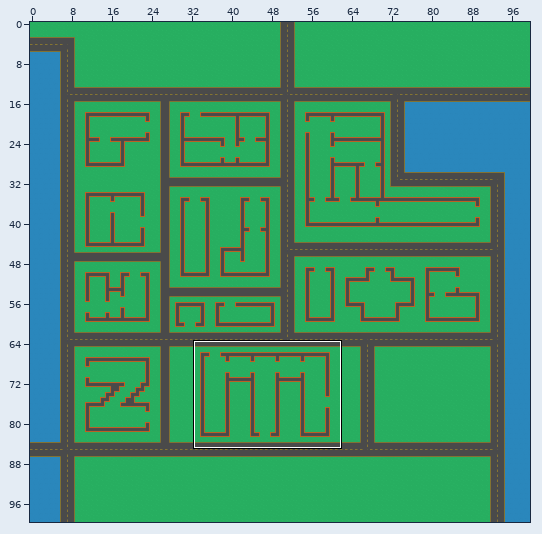
Tiled map -- maps/00.tmx. Above, an overview of the earlier version with the close-up marked.
Close-up. Before the commit:
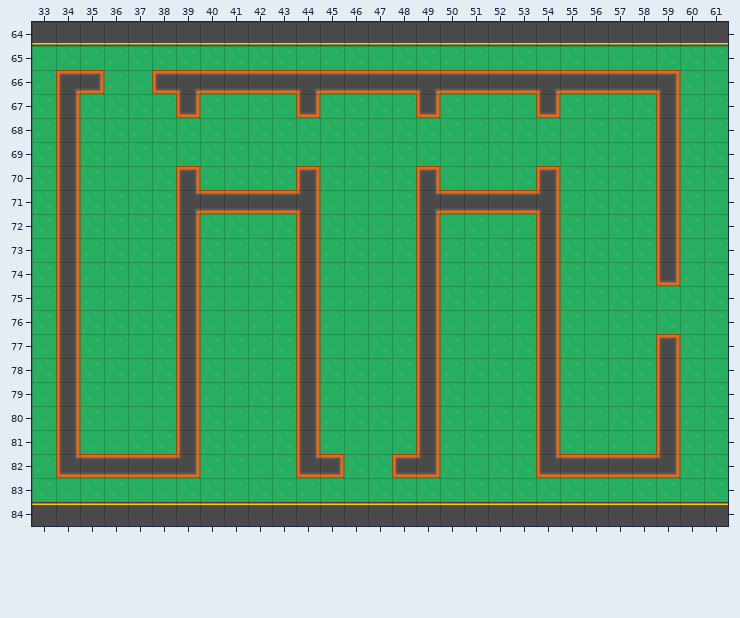
Cells are 64x64 px. Shown: x 33..61, y 64..84. The commit also changed other parts of the map, which this record leaves out.
Once edited:
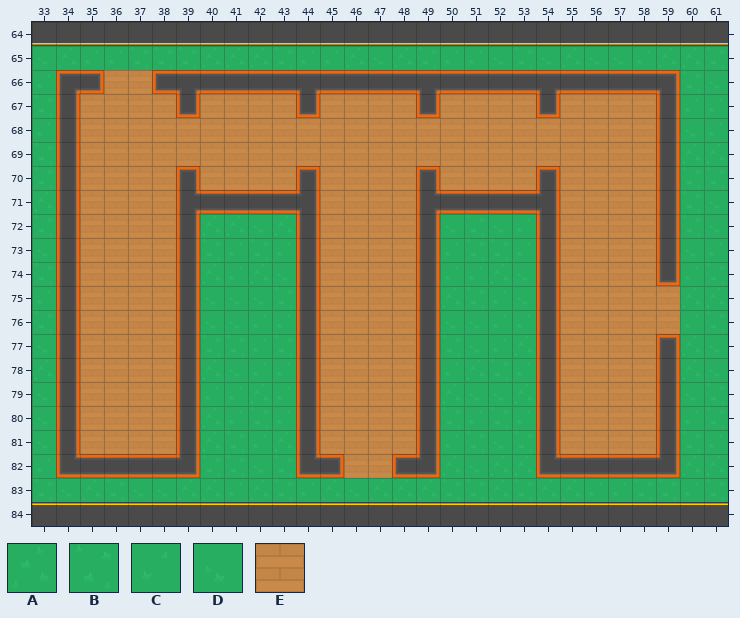
Key: from "tiles": A 0, B 1, C 2, D 3, E 41.
_ is an empty cell, . an unchanged one.
From old to new:
--- layer "00"
@@ x 35..59 @@
-66 .CD......................
-67 AAAC.BDBD.ABAC.BDCD.BCCA.
-68 AACAAADABAABDAABCAAADBAC.
-69 ACBBAABAAADACBADCADADACD.
-70 BDDA.CABB.ACBA.DDDA.BACA.
-71 ABAB......DDDB......CAAD.
-72 ABBB......AADC......BDBA.
-73 CAAC......CACA......AABB.
-74 CBAD......CBDD......BBBB.
-75 CCCD......DCCC......BBACA
-76 AAAB......CDDD......BDBBA
-77 BCDB......DDAB......ADCA.
-78 BACA......AACB......BBAB.
-79 BDDB......CACC......ABDC.
-80 BDDD......CAAD......DCAB.
-81 DDBB......CDDA......BCCD.
-82 ...........AA............
+66 .EE......................
+67 EEEE.EEEE.EEEE.EEEE.EEEE.
+68 EEEEEEEEEEEEEEEEEEEEEEEE.
+69 EEEEEEEEEEEEEEEEEEEEEEEE.
+70 EEEE.EEEE.EEEE.EEEE.EEEE.
+71 EEEE......EEEE......EEEE.
+72 EEEE......EEEE......EEEE.
+73 EEEE......EEEE......EEEE.
+74 EEEE......EEEE......EEEE.
+75 EEEE......EEEE......EEEEE
+76 EEEE......EEEE......EEEEE
+77 EEEE......EEEE......EEEE.
+78 EEEE......EEEE......EEEE.
+79 EEEE......EEEE......EEEE.
+80 EEEE......EEEE......EEEE.
+81 EEEE......EEEE......EEEE.
+82 ...........EE............
Where, in picture pixels (left, top, right, bottom), the same in both close-ups:
changed: (80, 70, 680, 478)
